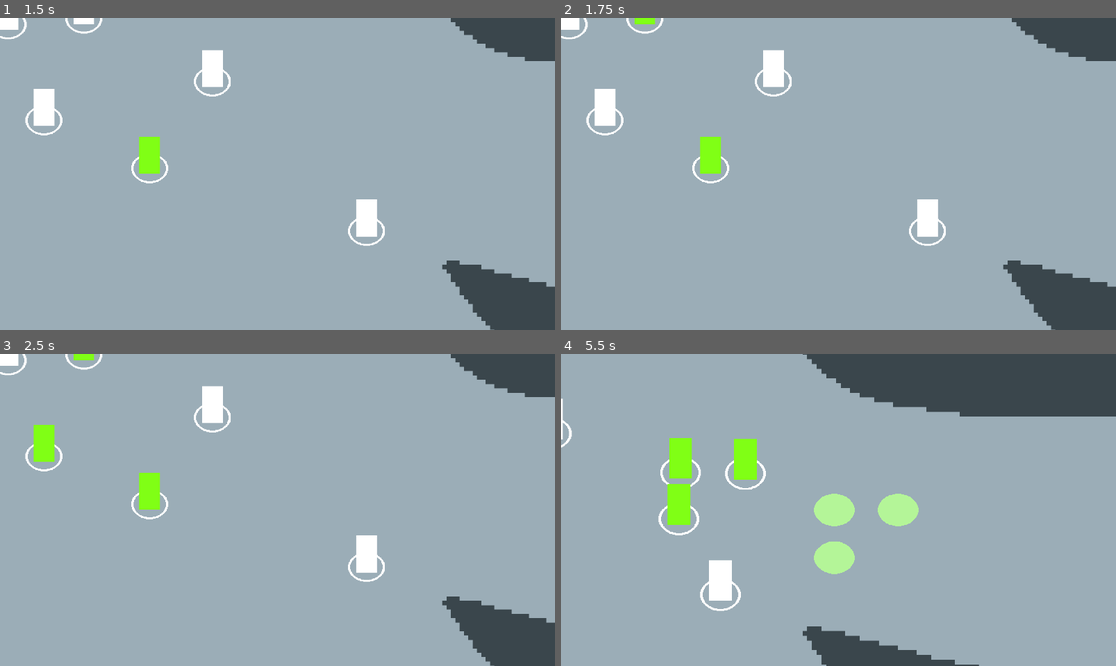
Above: before the commit, frames 1-4 (two rows, left to right).
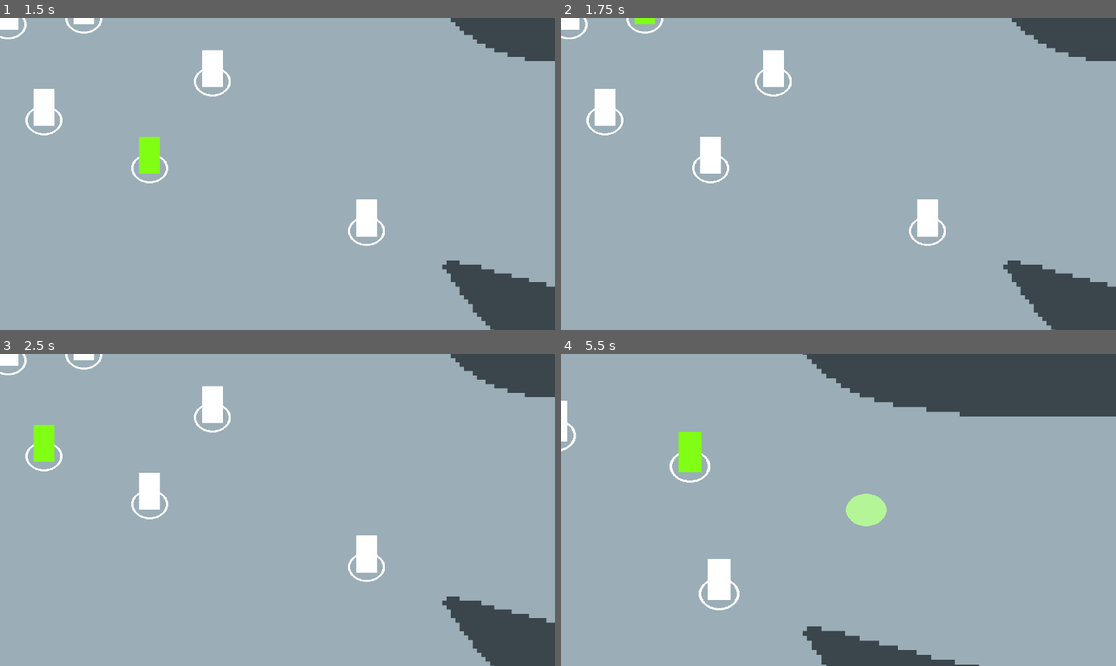
Above: after the commit, the same moments.

Repository: doccsoccs/SupernovaCRPG
Game: Godot game, scene res://Test Scenes/test_scene.tscn
Two runs of this game, one before a commit and one after it. Both use one fixed random seed, a clock stepped at 60 frames per second and the inputs below.
Inputs (mouse positions are in pixels of both pictures, inside the frame that each line leads up to):
- Up to frame 1 (1.5 s): tap Enter at 0.5 s; move the mouse to (149, 177) at 0.52 s; click (149, 177) at 0.6 s; tap Space at 1.25 s; move the mouse to (83, 27) at 1.27 s; tap S (CameraDown) at 1.35 s
- Up to frame 2 (1.75 s): click (644, 27) at 1.55 s
- Up to frame 3 (2.5 s): tap Enter at 2 s; move the mouse to (44, 447) at 2.02 s; tap Middle mouse button (CameraDrag) at 2.1 s; click (44, 447) at 2.3 s
- Up to frame 4 (5.5 s): tap Space at 2.75 s; move the mouse to (771, 407) at 2.77 s; tap A (CameraLeft) at 2.85 s; click (771, 407) at 3.05 s; move the mouse to (949, 556) at 3.52 s; hold D (CameraRight) 3.53-4.28 s; click (949, 556) at 3.8 s; move the mouse to (672, 463) at 4.27 s; tap W (CameraUp) at 4.35 s; click (672, 463) at 4.55 s; move the mouse to (866, 510) at 5.02 s; tap Mouse wheel up (CameraZoomIn) at 5.1 s; click (866, 510) at 5.3 s

Frame 1 is identical in both runs. In frame 2, 0.5% of the frame differs, in the area x 25-29%, y 38-50%; in frame 3, 0.5%; in frame 4, 4.5%, in the area x 0-65%, y 14-83%.

Commit message:
fixed a bug where selected characters could not be selected

Diff:
--- a/Game/Prefabs/PlayerCharacters/party_controller.gd
+++ b/Game/Prefabs/PlayerCharacters/party_controller.gd
@@ -1,15 +1,42 @@
 extends Node2D
 
 var party_members : Array[Character]
+var move_flags : Array[Node2D]
 var selected_pcs : Array[Character]
 
+# Components
 @onready var pc_component = $PCComponent
+@onready var mf_component = $MFComponent
+@onready var drag_selector = $DragSelector
+@onready var ds_collision_component = $DragSelector/CollisionComponent
+
+# Counts / Index
 var pc_count : int = 0
+var mf_count : int = 0
+var mf_index_assigner : int = 0
 
 # Party Movement
 var moving_pcs : Array[Character]
 var clicked_pos : Vector2 = Vector2.ZERO
-var can_set_move_flag : bool = false
+var hovering_on_pc : bool = false
+
+# Drag Selecting
+var init_pos : Vector2 = Vector2.ZERO
+var ds_width : float
+var ds_height : float
+var dragging : bool = false
+var current_mpos : Vector2 = Vector2.ZERO
+var center_pos : Vector2 = Vector2.ZERO
+
+enum ClickInputType { PlaceMoveFlag, DragSelect, None }
+var current_input_type : ClickInputType
+var entered_ds_array : Array[Character]
+var deciding_input : bool = false
+var timer_active : bool = false
+var input_timer : float = 0.0
+var pmf_input_time : float = 0.05 # place move flag input time
+var min_drag_dist : float = 75.0 # how far must be drawn for a SELECT input to count as a DragSelect
+var assume_pmf : bool = false
 
 @export var formation_offsets : Array[Vector2] = []
 
@@ -17,21 +44,20 @@
 func _ready():
 	for pc in pc_component.get_children():
 		party_members.append(pc)
+	for mf in mf_component.get_children():
+		move_flags.append(mf)
 	pc_count = party_members.size()
+	mf_count = pc_count
+
+	# Assign MoveFlags and MF Indeces to PCs
+	for p in party_members:
+		if mf_index_assigner < mf_count:
+			p.mf_index = mf_index_assigner
+			p.move_flag = move_flags[mf_index_assigner]
+			mf_index_assigner += 1
 
 # Called every frame. 'delta' is the elapsed time since the previous frame.
 func _process(delta):
-	# After the player has clicked to move any selected characters
-	# they will move towards the position of the move flag
-	if moving_pcs.size() > 1:
-		for i in moving_pcs.size():
-			if !moving_pcs[i].arrived_at_flag:
-				moving_pcs[i].move_to(clicked_pos + formation_offsets[i], delta)
-	# Don't use formations if only selecting 1 PC
-	elif moving_pcs.size() == 1:
-		if !moving_pcs[0].arrived_at_flag:
-			moving_pcs[0].move_to(clicked_pos, delta)
-
 	reset_move_check()
 
 	## WILL HAVE TO ADAPT TO ALL WORLD ENTITIES !!!!
@@ -42,26 +68,113 @@
 	for i in temp_pc_array.size():
 		temp_pc_array[i].z_index = i + 1
 
+	# Timer for Input Checks
+	if timer_active:
+		input_timer += delta
+		if input_timer >= pmf_input_time and init_pos.distance_to(get_local_mouse_position()) > min_drag_dist:
+			current_input_type = ClickInputType.DragSelect
+			assume_pmf = false
+		else:
+			assume_pmf = true
+
 func _physics_process(_delta):
 	# Only be able to set a new move flag if not hovering over a selectable game object
 	for p in party_members:
 		if p.hovering:
-			can_set_move_flag = false
+			hovering_on_pc = true
 			break
 		else:
-			can_set_move_flag = true
+			hovering_on_pc = false
 
-	# LMB to Move Selected Character(s) to the clicked position
-	if Input.is_action_just_pressed("Select") and selected_pcs.size() > 0 and can_set_move_flag:
-		# If there are any, mark any pcs that are actively part of a move that
-		# have already arrived as not having arrived since we're now giving them a new destination
-		if !moving_pcs.is_empty():
-			for p in moving_pcs:
-				p.arrived_at_flag = false
+	# Determine which input behavior is being used
+	# If short interval between click and release --> PlaceMoveFlag
+	# If held and move mouse between click and release --> DragSelect
+	# If held and don't move between click and release --> PlaceMoveFlag
 
-		# Get mouse position to move pcs to
-		clicked_pos = get_local_mouse_position()
-		moving_pcs = selected_pcs.duplicate()
+	# LMB while not hovering on a PC and while having at least one PC selected
+	# Potential for either PLACE MOVE FLAG or DRAG SELECT
+	if Input.is_action_just_pressed("Select") and selected_pcs.size() > 0 and !hovering_on_pc:
+		deciding_input = true
+		timer_active = true
+		init_pos = get_local_mouse_position()
+
+	# ELSE IF --> LMB while not hovering on a PC and while no PCs are selected
+	# Must be drag select
+	elif Input.is_action_just_pressed("Select") and selected_pcs.size() == 0 and !hovering_on_pc:
+		init_pos = get_local_mouse_position()
+		current_input_type = ClickInputType.DragSelect
+
+	# LMB is RELEASED
+	# Select objects which have entered and remained inside the SelectArea
+	if Input.is_action_just_released("Select") and current_input_type == ClickInputType.DragSelect:
+		deselect_all()
+
+		# Set all selected pcs to selected
+		for p in entered_ds_array:
+			p.select()
+		init_pos = Vector2.ZERO
+		current_mpos = Vector2.ZERO
+		current_input_type = ClickInputType.None
+
+	# LMB is RELEASED
+	if Input.is_action_just_released("Select") and deciding_input:
+		deciding_input = false
+		timer_active = false
+		input_timer = 0.0
+
+		# Set ENUM if can confirm PlaceMoveFlag input
+		if assume_pmf:
+			current_input_type = ClickInputType.PlaceMoveFlag
+		else:
+			current_input_type = ClickInputType.None
+
+	# LMB is RELEASED, must have been in DragSelect mode
+	elif Input.is_action_just_released("Select") and !deciding_input:
+		current_input_type = ClickInputType.None
+
+	# Enact input behavior based on an enum
+	match current_input_type:
+		# LMB to Move Selected Character(s) to the clicked position
+		ClickInputType.PlaceMoveFlag:
+			# If there are any, mark any pcs that are actively part of a move that
+			# have already arrived as not having arrived since we're now giving them a new destination
+			if !moving_pcs.is_empty():
+				for p in moving_pcs:
+					p.arrived_at_flag = false
+
+			# Get mouse position to move pcs to
+			clicked_pos = get_local_mouse_position()
+			moving_pcs = selected_pcs.duplicate()
+
+			# Set new move flags for the selected pcs
+			if moving_pcs.size() > 1:
+				for i in moving_pcs.size():
+					moving_pcs[i].move_to(clicked_pos + formation_offsets[i])
+			# Don't use formations if only selecting 1 PC
+			elif moving_pcs.size() == 1:
+				moving_pcs[0].move_to(clicked_pos)
+
+			# Reset Input Type
+			current_input_type = ClickInputType.None
+
+		# LMB and Drag to Select Multiple Characters at once
+		ClickInputType.DragSelect:
+			current_mpos = get_local_mouse_position()
+			center_pos.x = (current_mpos.x + init_pos.x) / 2
+			center_pos.y = (current_mpos.y + init_pos.y) / 2
+			ds_collision_component.position = center_pos
+			ds_collision_component.shape.size.x = abs(current_mpos.x - init_pos.x)
+			ds_collision_component.shape.size.y = abs(current_mpos.y - init_pos.y)
+
+		# Default if no input
+		ClickInputType.None:
+			pass
+
+# Deselect all selected PCs
+func deselect_all():
+	for p in selected_pcs:
+		p.selected = false
+	selected_pcs.clear()
 
 # Checks whether or not all moving pcs have finished moving
 # if they have remove them from the moving_pcs array and reset their
--- a/Game/Prefabs/PlayerCharacters/party_controller.tscn
+++ b/Game/Prefabs/PlayerCharacters/party_controller.tscn
@@ -1,7 +1,11 @@
-[gd_scene load_steps=3 format=3 uid="uid://b1l070yg8ba2j"]
+[gd_scene load_steps=5 format=3 uid="uid://b1l070yg8ba2j"]
 
 [ext_resource type="Script" path="res://Prefabs/PlayerCharacters/party_controller.gd" id="1_cy3r4"]
 [ext_resource type="PackedScene" uid="uid://4c2lm3b10nkk" path="res://Prefabs/PlayerCharacters/player.tscn" id="1_eexi7"]
+[ext_resource type="PackedScene" uid="uid://isngwtgme5rj" path="res://Prefabs/Icons/MoveFlag.tscn" id="3_0mfj1"]
+
+[sub_resource type="RectangleShape2D" id="RectangleShape2D_y6k4b"]
+size = Vector2(0, 0)
 
 [node name="PartyController" type="Node2D"]
 script = ExtResource("1_cy3r4")
@@ -26,3 +30,26 @@
 
 [node name="Player6" parent="PCComponent" instance=ExtResource("1_eexi7")]
 position = Vector2(1388, 903)
+
+[node name="MFComponent" type="Node2D" parent="."]
+
+[node name="MoveFlag" parent="MFComponent" instance=ExtResource("3_0mfj1")]
+
+[node name="MoveFlag2" parent="MFComponent" instance=ExtResource("3_0mfj1")]
+
+[node name="MoveFlag3" parent="MFComponent" instance=ExtResource("3_0mfj1")]
+
+[node name="MoveFlag4" parent="MFComponent" instance=ExtResource("3_0mfj1")]
+
+[node name="MoveFlag5" parent="MFComponent" instance=ExtResource("3_0mfj1")]
+
+[node name="MoveFlag6" parent="MFComponent" instance=ExtResource("3_0mfj1")]
+
+[node name="DragSelector" type="Area2D" parent="."]
+collision_layer = 8
+collision_mask = 0
+monitoring = false
+
+[node name="CollisionComponent" type="CollisionShape2D" parent="DragSelector"]
+shape = SubResource("RectangleShape2D_y6k4b")
+debug_color = Color(0.615686, 0.6, 0, 0.419608)
--- a/Game/Prefabs/PlayerCharacters/player.gd
+++ b/Game/Prefabs/PlayerCharacters/player.gd
@@ -3,20 +3,25 @@
 
 @export var move_speed : float = 1000.0
 var direction : Vector2 = Vector2.ZERO
-var min_dist : float = 8.5
-var arrived_at_flag
+var min_dist : float = 20.0
+var arrived_at_flag : bool = true
+var target_pos : Vector2 = Vector2.ZERO
 
 var selected : bool = false
 var hovering : bool = false
+var entered_drag_select : bool = false
 
-@onready var move_flag = $MoveFlag
 @onready var anim_player = $AnimationPlayer
 @onready var party_controller = $"../.."
+
+var move_flag
+var mf_index : int
 
 func _process(_delta):
 	# LMB to select a PC
 	# Adds the selected PC to the list of selected PCs in the party controller
-	if hovering and Input.is_action_just_pressed("Select") and !selected: # only be able to select if not already selected
+	if hovering and Input.is_action_just_pressed("Select"):
+		party_controller.deselect_all()
 		selected = true
 		party_controller.selected_pcs.append(self)
 
@@ -26,10 +31,13 @@
 	else:
 		anim_player.play("base")
 
-func _physics_process(_delta):
+func _physics_process(delta):
+	if !arrived_at_flag:
+		move(delta)
 	move_and_slide()
 
-func move_to(target_pos : Vector2, delta):
+# Move the PC - runs every physics frame
+func move(delta):
 	direction = (target_pos - position).normalized()
 	velocity += direction * move_speed * delta
 	position += velocity
@@ -37,16 +45,33 @@
 
 	# Show Move Flag at target position
 	move_flag.visible = true
-	move_flag.position = target_pos - position
 
 	# Once reaches target...
 	if position.distance_to(target_pos) < min_dist:
 		move_flag.visible = false # hide move flag
 		arrived_at_flag = true
-	else:
-		arrived_at_flag = false
+
+# Sets new move target
+func move_to(new_target_pos : Vector2):
+	target_pos = new_target_pos
+	arrived_at_flag = false
+	move_flag.position = target_pos
+
+func select():
+	selected = true
+	party_controller.selected_pcs.append(self)
 
 func _on_hover():
 	hovering = true
 func _on_stop_hover():
 	hovering = false
+
+# Area2D Signal Called when a DragSelector overlaps while monitoring
+func _selected_by_drag_selector(_area):
+	if !entered_drag_select:
+		entered_drag_select = true
+		party_controller.entered_ds_array.append(self)
+func _exited_selection(_area):
+	if entered_drag_select:
+		entered_drag_select = false
+		party_controller.entered_ds_array.erase(self)
--- a/Game/Prefabs/PlayerCharacters/player.tscn
+++ b/Game/Prefabs/PlayerCharacters/player.tscn
@@ -1,8 +1,7 @@
-[gd_scene load_steps=11 format=3 uid="uid://4c2lm3b10nkk"]
+[gd_scene load_steps=10 format=3 uid="uid://4c2lm3b10nkk"]
 
 [ext_resource type="Texture2D" uid="uid://58v6bixht213" path="res://Sprites/Placeholders/square.png" id="1_2llpe"]
 [ext_resource type="Script" path="res://Prefabs/PlayerCharacters/player.gd" id="1_4woq1"]
-[ext_resource type="PackedScene" uid="uid://isngwtgme5rj" path="res://Prefabs/Icons/MoveFlag.tscn" id="2_cy3g6"]
 [ext_resource type="Texture2D" uid="uid://cn167ags52cqp" path="res://Sprites/Placeholders/opencircle.png" id="3_prmun"]
 
 [sub_resource type="CapsuleShape2D" id="CapsuleShape2D_2ekir"]
@@ -78,8 +77,6 @@
 floor_block_on_wall = false
 script = ExtResource("1_4woq1")
 
-[node name="MoveFlag" parent="." instance=ExtResource("2_cy3g6")]
-
 [node name="SelectCircle" type="Sprite2D" parent="."]
 scale = Vector2(1, 0.8)
 texture = ExtResource("3_prmun")
@@ -92,7 +89,7 @@
 
 [node name="SelectArea" type="Area2D" parent="."]
 collision_layer = 8
-collision_mask = 0
+collision_mask = 8
 
 [node name="CollisionShape2D" type="CollisionShape2D" parent="SelectArea"]
 position = Vector2(0, -35)
@@ -109,5 +106,7 @@
 "": SubResource("AnimationLibrary_m0035")
 }
 
+[connection signal="area_entered" from="SelectArea" to="." method="_selected_by_drag_selector"]
+[connection signal="area_exited" from="SelectArea" to="." method="_exited_selection"]
 [connection signal="mouse_entered" from="SelectArea" to="." method="_on_hover"]
 [connection signal="mouse_exited" from="SelectArea" to="." method="_on_stop_hover"]
